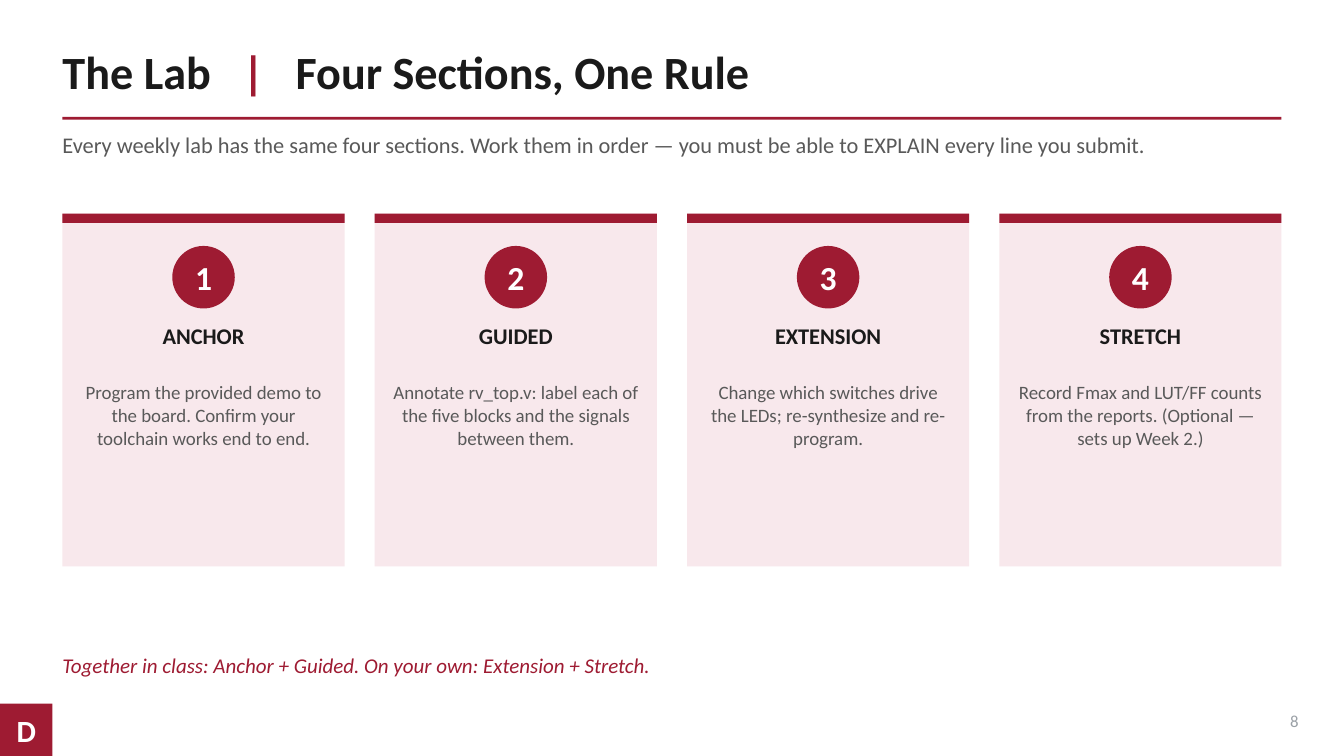
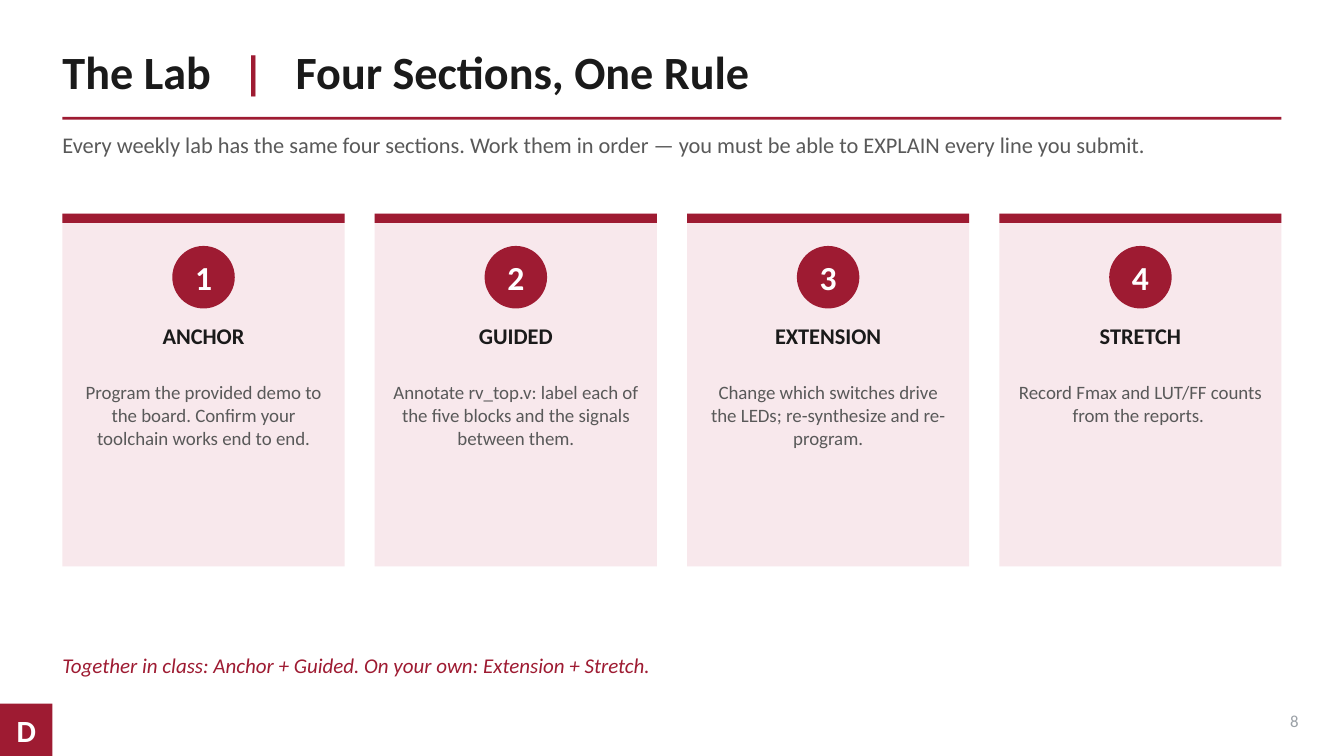
Before and after one commit to nbroshar/CENG4100_Computer_Architecture, a slide deck: slide 9 of Week 1/CENG4100_Week01.pptx. Drawn at 1344x756 pixels with LibreOffice and Linux fonts; fonts in the diff are those of the drawing. Boxes give left, top, right and bottom in pixels: in the first picture for what was removed or moved away, otherwise in the second. Text is boxed around its words. In the diff, an @@ line names an element or a change of style, - is before the commit and + after.

```diff
--- a/Week 1/CENG4100_Week01.pptx
+++ b/Week 1/CENG4100_Week01.pptx
@@ text at [1019,386,1262,425]: text changed @@
-Record Fmax and LUT/FF counts from the reports. (Optional — sets up Week 2.)
+Record Fmax and LUT/FF counts from the reports.
```
Also in this commit, not shown: 5 other slides changed.
